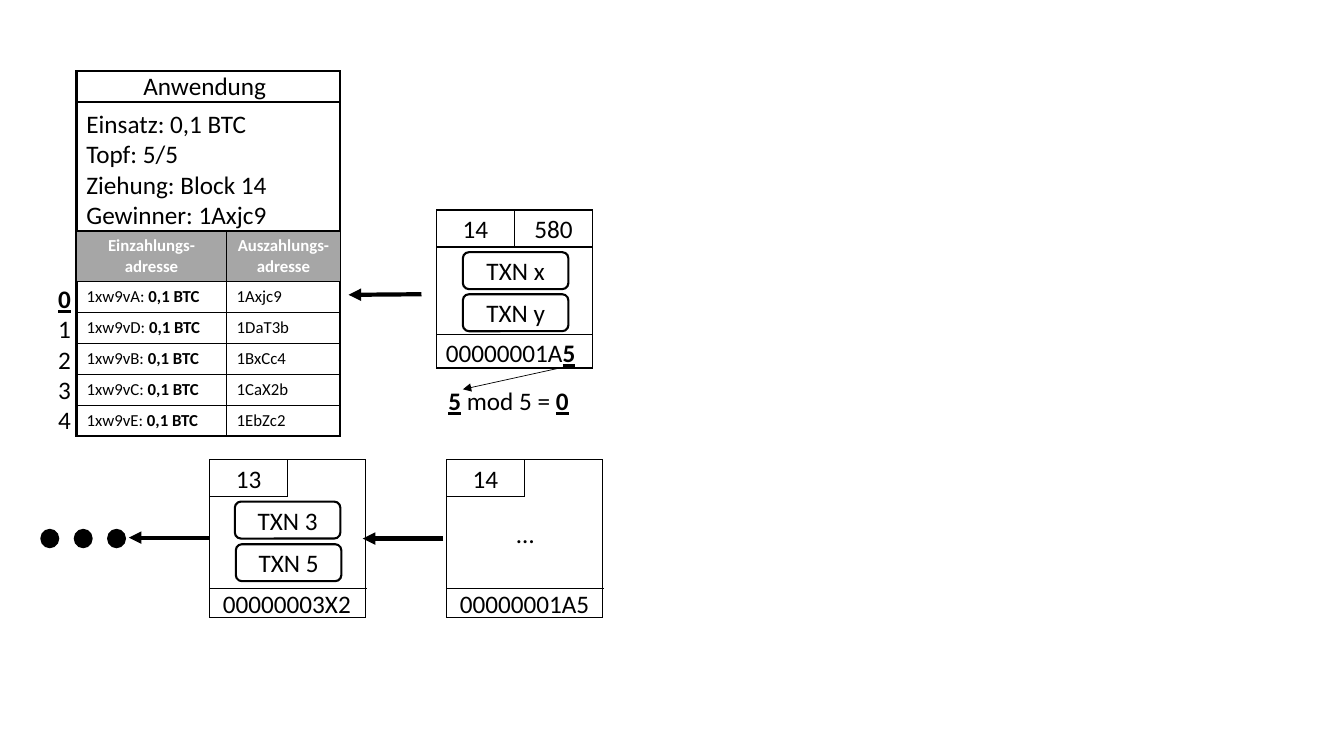
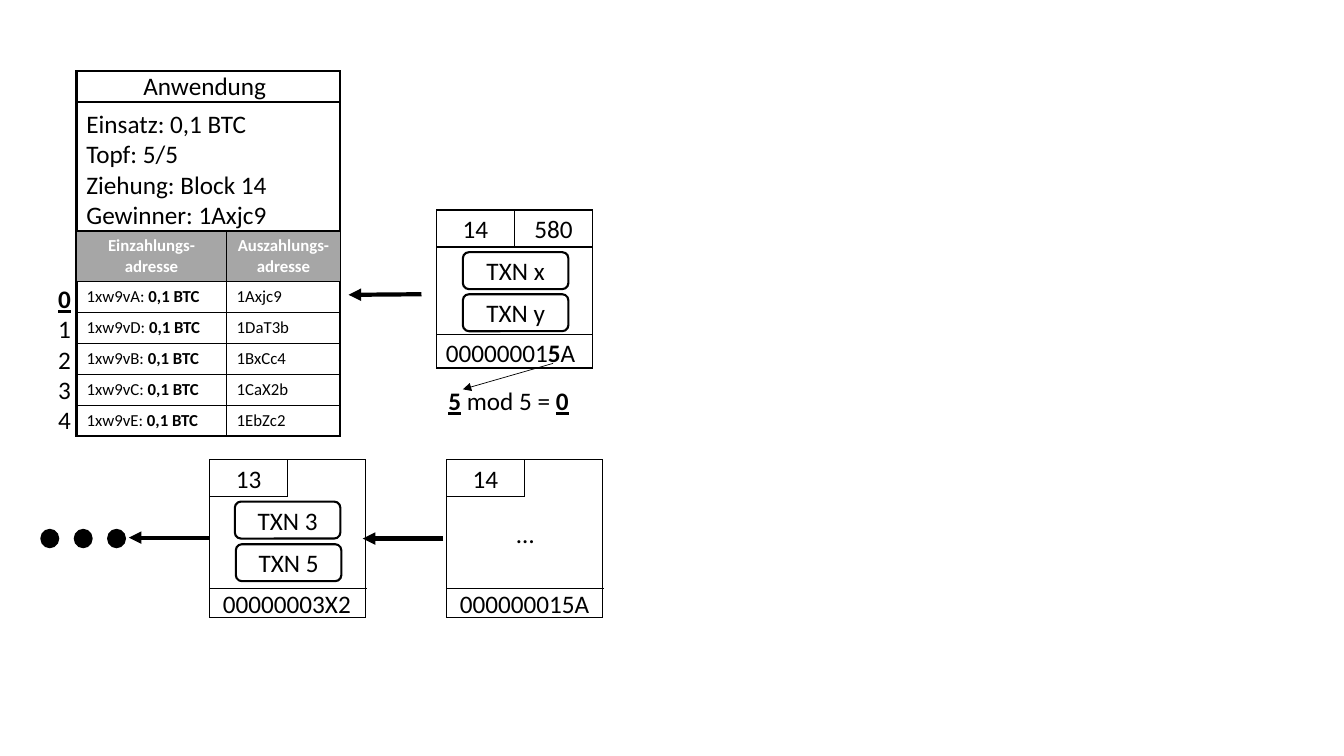
Before and after one commit to ossel/master-thesis, a slide deck: slide 10 of Thesis/Documents/images.pptx. Drawn at 1344x756 pixels with LibreOffice and Linux fonts; fonts in the diff are those of the drawing. Boxes give left, top, right and bottom in pixels: in the first picture for what was removed or moved away, otherwise in the second. Text is boxed around its words. In the diff, an @@ line names an element or a change of style, - is before the commit and + after.

```diff
--- a/Thesis/Documents/images.pptx
+++ b/Thesis/Documents/images.pptx
@@ text at (446,345,576,369): text changed @@
-00000001A5
+000000015A
@@ arrow moved from (569, 366) - (463, 389) to (554, 364) - (463, 389) @@
@@ text at (460,596,589,618): text changed @@
-00000001A5
+000000015A
```
Also in this commit, not shown: 4 other slides changed, 7 other files.
